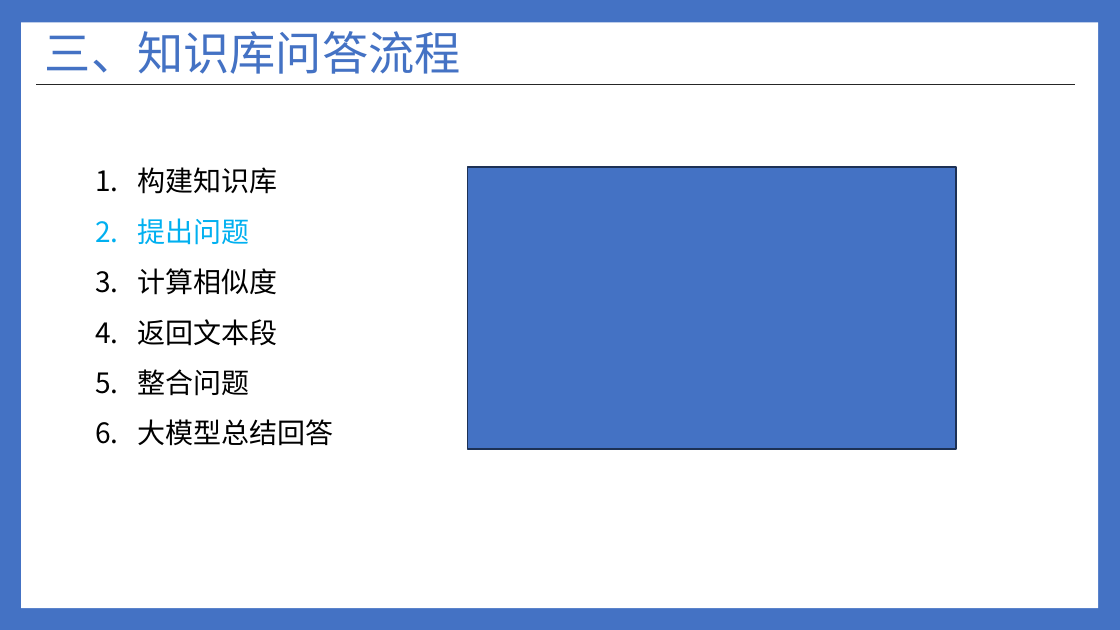
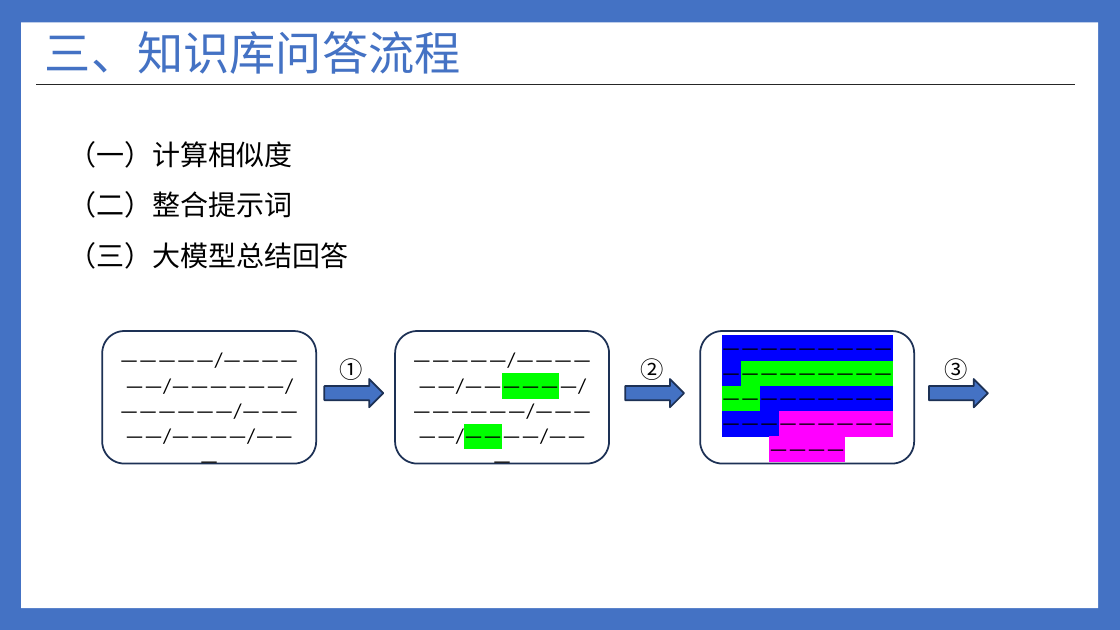
Before and after one commit to ylsdamxssjxxdd/eva, a slide deck: slide 18 of utils/软件介绍.pptx. Drawn at 1120x630 pixels with LibreOffice and Linux fonts; fonts in the diff are those of the drawing. Boxes give left, top, right and bottom in pixels: in the first picture for what was removed or moved away, otherwise in the second. Text is boxed around its words. In the diff, an @@ line names an element or a change of style, - is before the commit and + after.

```diff
--- a/utils/软件介绍.pptx
+++ b/utils/软件介绍.pptx
@@ text at box(68, 141, 348, 269): text changed @@
-1. 构建知识库
-2. 提出问题
-3. 计算相似度
-4. 返回文本段
-5. 整合问题
-6. 大模型总结回答
+（一）计算相似度
+（二）整合提示词
+（三）大模型总结回答
@@ rectangle removed at box(467, 167, 955, 449) @@
@@ rounded rectangle added at box(103, 331, 317, 464), outline #1E3256 1.5 pt, 18 pt, text #000000 @@
+—————/——————/——————/——————/—————/————/———
@@ text added at box(340, 358, 363, 380), 20 pt, text #000000 @@
+①
@@ rounded rectangle added at box(395, 331, 609, 464), outline #1E3256 1.5 pt, 18 pt, text #000000 @@
+—————/——————/——————/——————/—————/————/———
@@ text added at box(641, 358, 664, 380), 20 pt, text #000000 @@
+②
@@ rounded rectangle added at box(701, 331, 915, 464), outline #1E3256 1.5 pt, 18 pt, text #000000 @@
+————————————————————————————————————————
@@ text added at box(944, 358, 967, 380), 20 pt, text #000000 @@
+③
@@ right arrow added at box(324, 379, 383, 408), fill #4472C4, outline #1E3256 1.5 pt @@
@@ right arrow added at box(625, 379, 684, 408), fill #4472C4, outline #1E3256 1.5 pt @@
@@ right arrow added at box(929, 379, 988, 408), fill #4472C4, outline #1E3256 1.5 pt @@
```
Also in this commit, not shown: 2 other slides changed, 3 other files.
